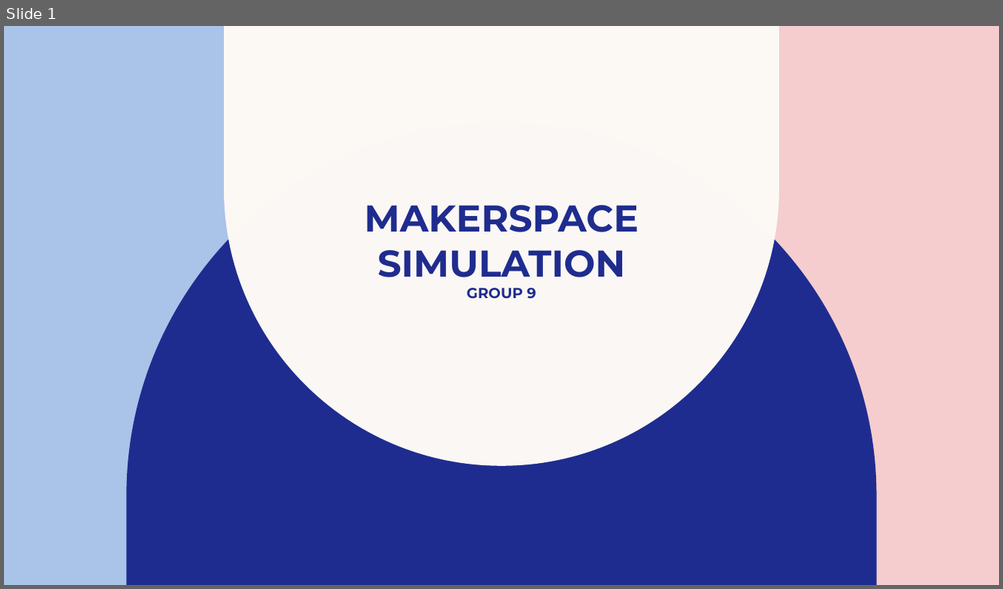
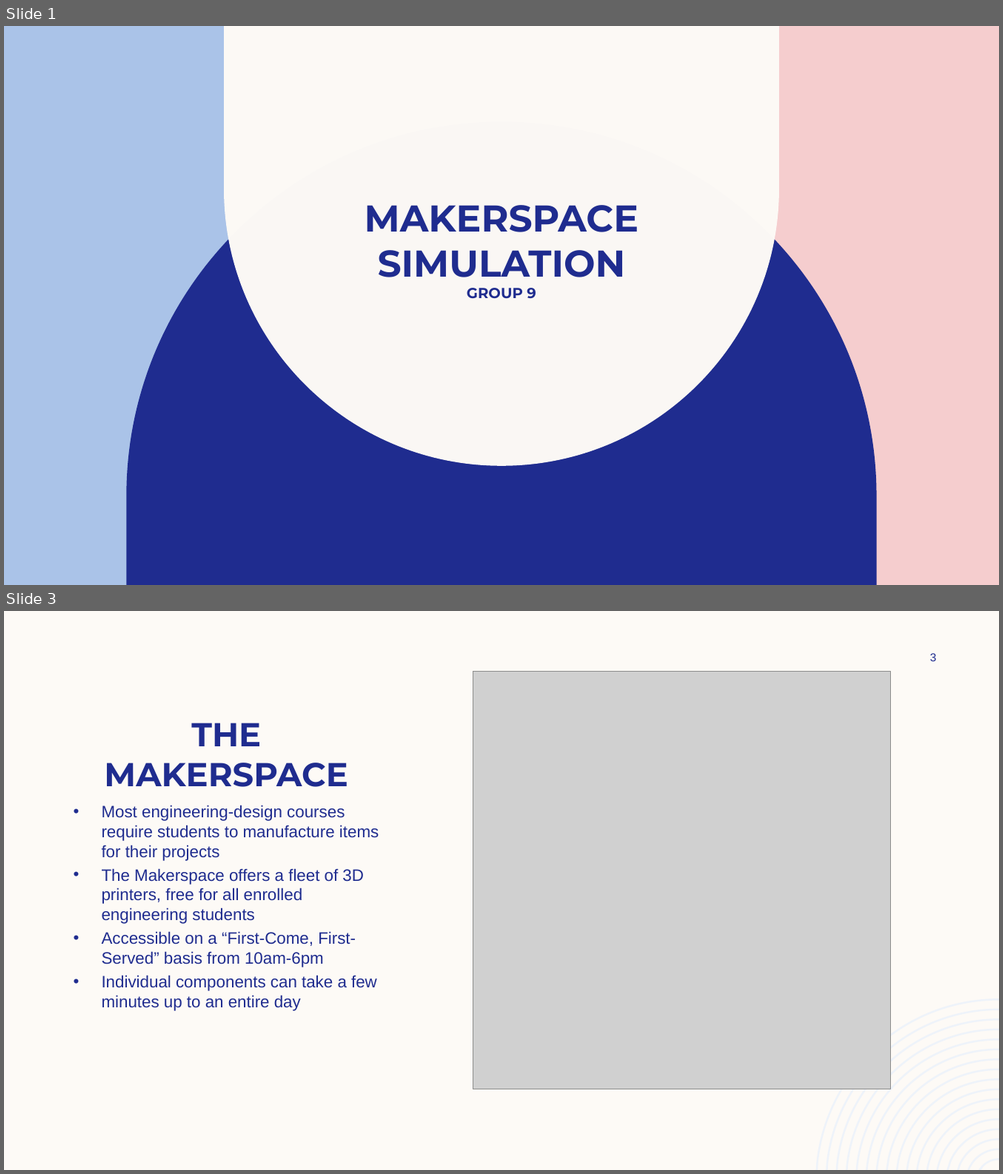
Before and after one commit to DanellSerik/Simulations_Project, a slide deck: Makerspace_Simulation.pptx. Shown one above the other, each under a label of ours: slide 1 before the commit, slides 1 and 3 after it; the slides between them are not shown. The pictures are 1003x589 and 1003x1174 pixels, drawn with LibreOffice and Linux fonts; fonts in the diff are those of the drawing; grey boxes stand for pictures. Boxes give left, top, right and bottom in pixels: in the first picture for what was removed or moved away, otherwise in the second. Text is boxed around its words. In the diff, an @@ line names an element or a change of style, - is before the commit and + after.

```diff
--- a/Makerspace_Simulation.pptx
+++ b/Makerspace_Simulation.pptx
@@ slide 3 added at (4, 611, 999, 1170), background #FDFAF6 @@
@@ page number added at (930, 653, 936, 661), 11 pt, text #1F2C8F @@
+3
@@ picture added at (472, 672, 891, 1089) @@
@@ title added at (104, 723, 347, 787), 32 pt, text #1F2C8F, bold @@
+THE MAKERSPACE
@@ text added at (102, 805, 378, 1011), 16 pt, text #1F2C8F @@
+• Most engineering-design courses require students to manufacture items for their projects
+• The Makerspace offers a fleet of 3D printers, free for all enrolled engineering students
+• Accessible on a “First-Come, First-Served” basis from 10am-6pm
+• Individual components can take a few minutes up to an entire day
@@ freeform shape added at (816, 999, 999, 1170), fill #EEF3FA @@
```
Also in this commit, not shown: 2 other slides added, 12 slides removed.
